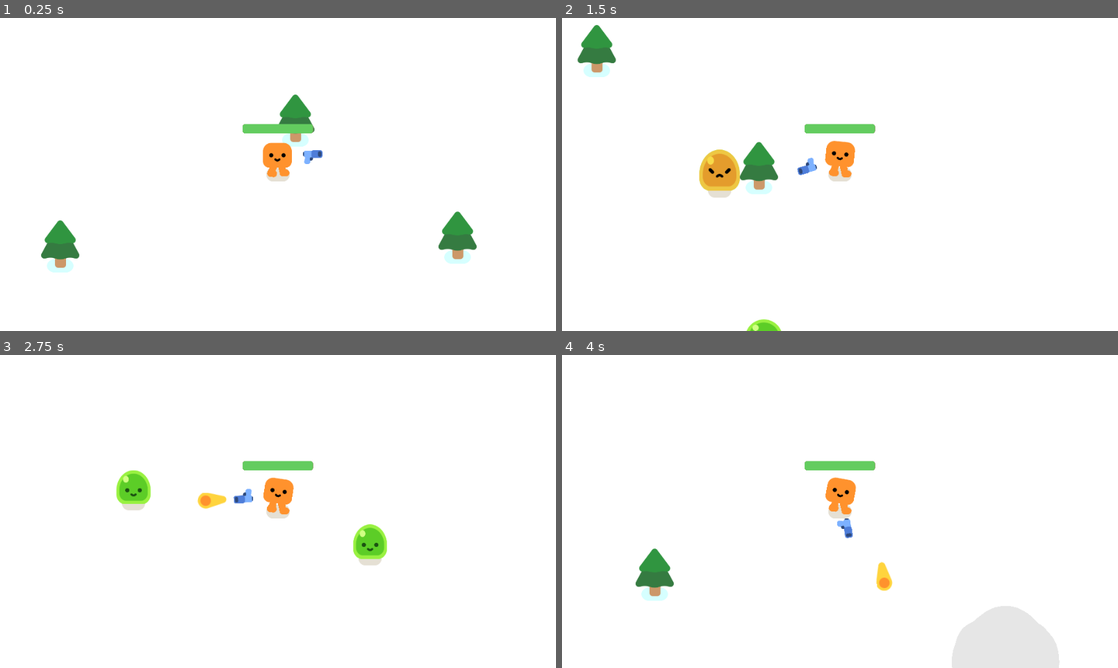
Above: before the commit, frames 1-4 (two rows, left to right).
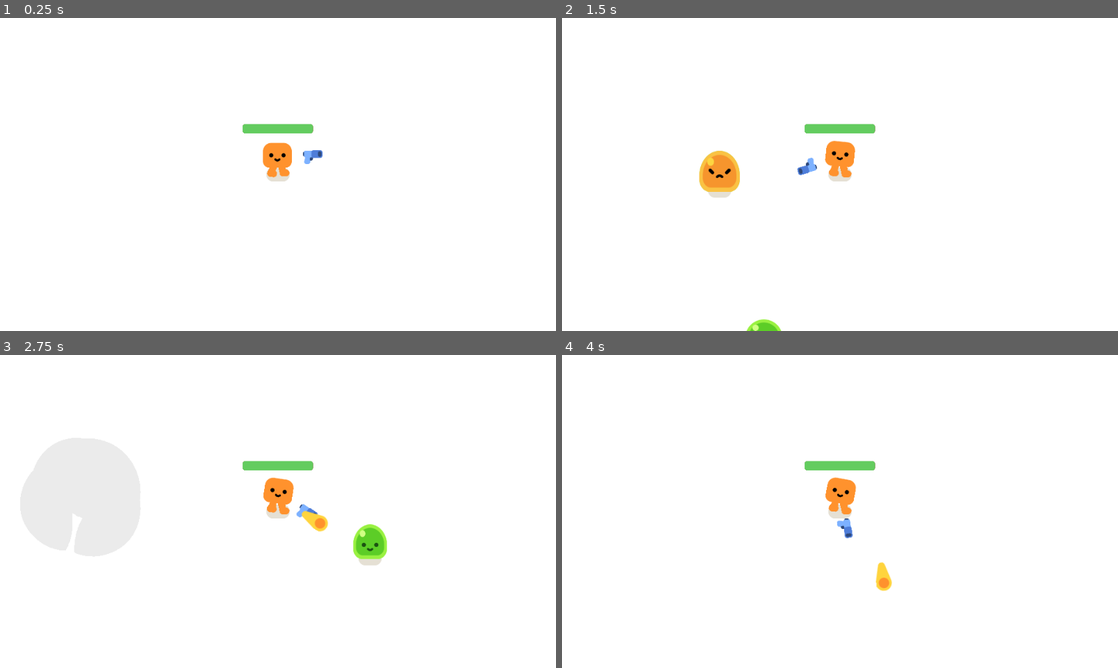
Above: after the commit, the same moments.

Repository: martindieck/gun-galore
Game: Godot game, scene res://game.tscn
Two runs of this game, one before a commit and one after it. Both use one fixed random seed, a clock stepped at 60 frames per second and the inputs below.
Inputs:
- Up to frame 1 (0.25 s): no input
- Up to frame 2 (1.5 s): hold D (move_right) 0.53-1.28 s; hold S (move_down) from 1.28 s (still down)
- Up to frame 3 (2.75 s): release S (move_down) at 2.03 s; hold D (move_right) from 2.03 s (still down)
- Up to frame 4 (4 s): release D (move_right) at 2.78 s; hold W (move_up) 2.78-3.53 s; hold A (move_left) from 3.53 s (still down)

The runs differ from the first frame. In frame 1, 2.1% of the frame differs, in the area x 7-86%, y 24-82%; in frame 2, 1.7%; in frame 3, 1.2%; in frame 4, 3.7%, in the area x 13-90%, y 52-100%.

Commit message:
Removed Trees and adjusted gun range

Diff:
--- a/game.tscn
+++ b/game.tscn
@@ -1,8 +1,7 @@
-[gd_scene load_steps=5 format=3 uid="uid://c2h7fdg8j8xhl"]
+[gd_scene load_steps=4 format=3 uid="uid://c2h7fdg8j8xhl"]
 
 [ext_resource type="Script" path="res://game.gd" id="1_enxxr"]
 [ext_resource type="PackedScene" uid="uid://c1x1drlovbauy" path="res://player.tscn" id="1_ojpeg"]
-[ext_resource type="PackedScene" uid="uid://dh2i21b3e3fe2" path="res://tree.tscn" id="2_tqjy5"]
 
 [sub_resource type="Curve2D" id="Curve2D_6x45l"]
 _data = {
@@ -21,17 +20,8 @@
 offset_right = 961.0
 offset_bottom = 541.0
 
-[node name="StaticBody2D" parent="." instance=ExtResource("2_tqjy5")]
-position = Vector2(530, 190)
-
-[node name="StaticBody2D2" parent="." instance=ExtResource("2_tqjy5")]
-position = Vector2(810, 392)
-
-[node name="StaticBody2D3" parent="." instance=ExtResource("2_tqjy5")]
-position = Vector2(124, 407)
-
 [node name="Player" parent="." instance=ExtResource("1_ojpeg")]
-position = Vector2(500, 251)
+position = Vector2(480, 270)
 
 [node name="Path2D" type="Path2D" parent="Player"]
 position = Vector2(-833.333, -418.333)
--- a/gun.tscn
+++ b/gun.tscn
@@ -4,7 +4,7 @@
 [ext_resource type="Texture2D" uid="uid://cswb5do8rrj7q" path="res://pistol/pistol.png" id="1_fnb0u"]
 
 [sub_resource type="CircleShape2D" id="CircleShape2D_8f7ql"]
-radius = 400.08
+radius = 450.0
 
 [node name="Gun" type="Area2D"]
 collision_layer = 0
